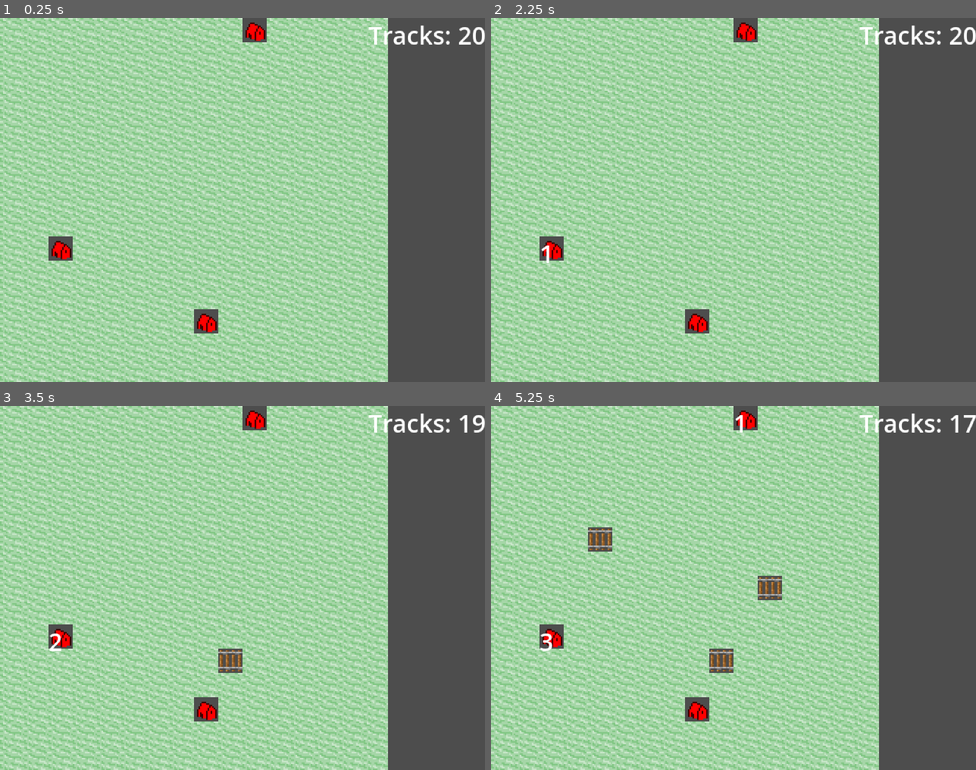
Above: before the commit, frames 1-4 (two rows, left to right).
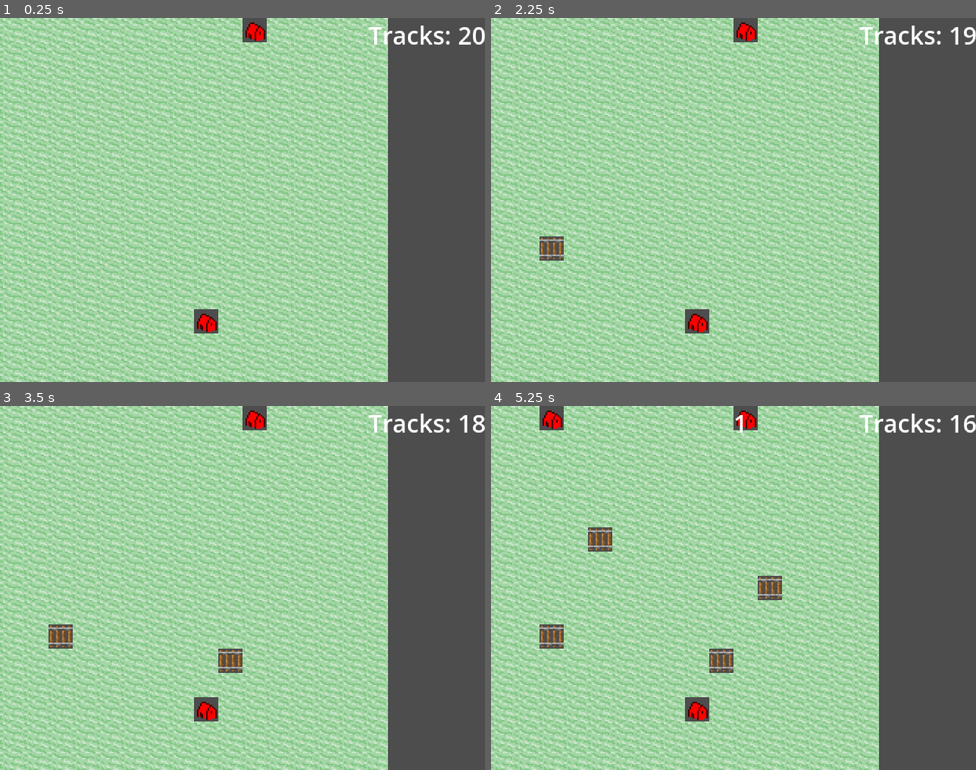
Above: after the commit, the same moments.

Repository: adrians127/euro-train
Game: Godot game, scene res://scenes/Main.tscn
Same seed, same stepped clock (60 frames per second), same inputs: the game is played once before the commit and once after it.
Inputs (mouse positions are in pixels of both pictures, inside the frame that each line leads up to):
- Up to frame 1 (0.25 s): no input
- Up to frame 2 (2.25 s): tap Enter at 0.5, 2 s; move the mouse to (694, 320) at 0.52 s; click (694, 320) at 0.67 s; tap Space at 1.25 s; move the mouse to (743, 28) at 1.27 s; click (743, 28) at 1.42 s; move the mouse to (549, 247) at 2.02 s; click (549, 247) at 2.17 s
- Up to frame 3 (3.5 s): tap Space at 2.75 s; move the mouse to (218, 660) at 2.77 s; click (218, 660) at 2.92 s
- Up to frame 4 (5.25 s): tap Enter at 3.5 s; move the mouse to (879, 642) at 3.52 s; click (879, 642) at 3.67 s; tap Space at 4.25 s; move the mouse to (588, 533) at 4.27 s; click (588, 533) at 4.42 s; move the mouse to (757, 588) at 5.02 s; click (757, 588) at 5.17 s

The runs differ from the first frame. In frame 1, 0.3% of the frame differs, in the area x 10-15%, y 60-67%; in frame 2, 0.4%; in frame 3, 0.3%; in frame 4, 0.7%, in the area x 10-100%, y 0-68%.

Commit message:
add game over screen and logic for game over

Diff:
--- /dev/null
+++ b/scenes/Gameover.tscn
@@ -0,0 +1,18 @@
+[gd_scene load_steps=2 format=3 uid="uid://dafxpij2tmt6n"]
+
+[ext_resource type="Script" uid="uid://cpfu2r1nf85pq" path="res://scripts/Gameover.gd" id="1_7gsdj"]
+
+[node name="Gameover" type="CanvasLayer"]
+script = ExtResource("1_7gsdj")
+
+[node name="Label" type="Label" parent="."]
+anchors_preset = 15
+anchor_right = 1.0
+anchor_bottom = 1.0
+offset_left = 285.0
+offset_top = 171.0
+offset_right = -270.0
+offset_bottom = -286.0
+grow_horizontal = 2
+grow_vertical = 2
+text = "Game over"
--- /dev/null
+++ b/scripts/Gameover.gd
@@ -0,0 +1,19 @@
+extends CanvasLayer
+class_name GameManager
+
+signal score_changed(new_score : int)
+signal game_over(final_score : int)
+
+var score : int = 0
+
+func _set_score(v:int) -> void:
+	score = v
+	emit_signal("score_changed", score)
+
+func add_score(amount:int) -> void:
+	if amount <= 0:
+		return
+	_set_score(score + amount)
+
+func trigger_game_over() -> void:
+	emit_signal("game_over", score)
--- a/scripts/Main.gd
+++ b/scripts/Main.gd
@@ -2,45 +2,39 @@
 @onready var LinesContainer: Node2D = $LinesContainer
 @onready var Map: TileMapLayer = $TileMapLayer
 @onready var StationsContainer: Node2D = $StationsContainer
+@onready var GameOverScreen: CanvasLayer = $Gameover
 
 var Station = preload("res://scenes/Station.tscn")
 var graph = {}
 var stations: Array[Station] = []
 var pending_station: int = -1
+var occupied_cells := {} # grid_pos -> station_id
 var passengerTimer: Timer = Timer.new()
-var occupied_cells := {} # grid_pos -> station_id
+var station_timer: Timer = Timer.new()
 
 
 func _ready() -> void:
-	generate_stations(3)
-	init_graph()
+	_generate_initial_stations()
 
+	station_timer.wait_time = 5
+	station_timer.one_shot = false
+	add_child(station_timer)
+	station_timer.connect("timeout", Callable(self, "_on_station_timer_timeout"))
+	station_timer.start()
+
+func _generate_initial_stations():
+	generate_stations(2)
+
+func _on_station_timer_timeout():
+	generate_stations(1)
 
 func generate_stations(n: int):
 	var free_cells: Array[Vector2i] = Map.generate_station_cells(n)
 	for i in range(n):
-		var cell = free_cells[i]
-		print(cell)
-		if cell in occupied_cells:
+		var st : Station = Map.place_station_at(free_cells[i], Station)
+		if st == null:
 			continue
-		occupied_cells[cell] = i
-		Map.place_station_at(cell, Station)
+		stations.append(st)
 
-func init_graph():
-	for st in stations:
-		graph[st.station_id] = []
-
-var LineSegment = preload("res://scripts/LineSegment.gd")
-func add_connection(a: int, b: int):
-	if b in graph[a]:
-		return
-	graph[a].append(b)
-	graph[b].append(a)
-	var a_pos = stations[a].position
-	var b_pos = stations[b].position
-	var seg = LineSegment.new()
-	seg.from_id = a
-	seg.to_id = b
-	seg.f_pos = a_pos
-	seg.t_pos = b_pos
-	$LinesContainer.add_child(seg)
+#func _on_game_over(final_score:int) -> void:
+	#get_tree().change_scene_to_file("res://scenes/Gameover.tscn")
--- a/scripts/Station.gd
+++ b/scripts/Station.gd
@@ -5,15 +5,16 @@
 @onready var count_label := $CountLabel
 @export var station_id: int = -1
 @export var cell_pos: Vector2i
-@export var capacity: int = 10    # max passengers
-@export var spawn_interval: float = 1.0   # seconds between spawn attempts
-@export var spawn_chance: float = 0.2     # 20% chance per interval
+@export var capacity: int = 4    # max passengers
+@export var spawn_interval: float = 1   # seconds between spawn attempts
+@export var spawn_chance: float = 0.15    # chance per interval
 
 var waiting_passengers: int = 0
+
 var _spawn_timer: Timer
+var _overload_timer: Timer
 
 func _ready() -> void:
-	# make sure randoms aren't the same each run
 	randomize()
 	# Create (or you can do this in the editor)
 	_spawn_timer = Timer.new()
@@ -22,6 +23,14 @@
 	add_child(_spawn_timer)
 	_spawn_timer.connect("timeout", Callable(self, "_on_spawn_timer_timeout"))
 	_spawn_timer.start()
+
+	_load_overload()
+
+func _load_overload():
+	_overload_timer = Timer.new()
+	_overload_timer.wait_time = 3.0
+	add_child(_overload_timer)
+	_overload_timer.connect("timeout", Callable(self, "_on_overload_timeout"))
 
 func setup(id: int, cell: Vector2i, pos: Vector2, parent: Node) -> void:
 	station_id = id
@@ -37,6 +46,8 @@
 	var boarded = min(count, waiting_passengers)
 	waiting_passengers -= boarded
 	count_label.text = str(waiting_passengers)
+	_check_overload()
+	return boarded
 
 func set_connected(value: bool) -> void:
 	var spr: CanvasItem = get_child(0)
@@ -46,12 +57,19 @@
 		spr.modulate = Color(1,0,0)
 
 func _on_spawn_timer_timeout() -> void:
-	# Only spawn if we're under capacity
-	if waiting_passengers < capacity:
-		# roll a random float in [0,1)
-		if randf() < spawn_chance:
-			waiting_passengers += 1
-			#print(waiting_passengers)
-			count_label.text = str(waiting_passengers)
-			# optional: update UI, emit signal, etc.
-			# e.g. emit_signal("passenger_arrived", station_id, waiting_passengers)
+	if randf() < spawn_chance:
+		waiting_passengers += 1
+		count_label.text = str(waiting_passengers)
+	_check_overload()
+
+func _check_overload() -> void:
+	var overloaded := waiting_passengers > capacity
+	count_label.modulate = Color(1,0,0) if overloaded else Color(1,1,1)
+	if overloaded and _overload_timer.is_stopped():
+		_overload_timer.start()
+	elif not overloaded:
+		_overload_timer.stop()
+
+func _on_overload_timeout():
+	emit_signal("overload_lost")
+	get_tree().change_scene_to_file("res://scenes/Gameover.tscn")
--- a/scripts/TileMapLayer.gd
+++ b/scripts/TileMapLayer.gd
@@ -95,7 +95,7 @@
 
 func place_station_at(cell: Vector2i, station_scene: PackedScene):
 	if not cells.has(cell) or cells[cell].type == "station":
-		return
+		return null
 
 	cells[cell].type = "station"
 	set_cell(cell, STATION_TILE_ID, Vector2i(0,0), 0)
Not shown, added: scripts/Gameover.gd.uid
